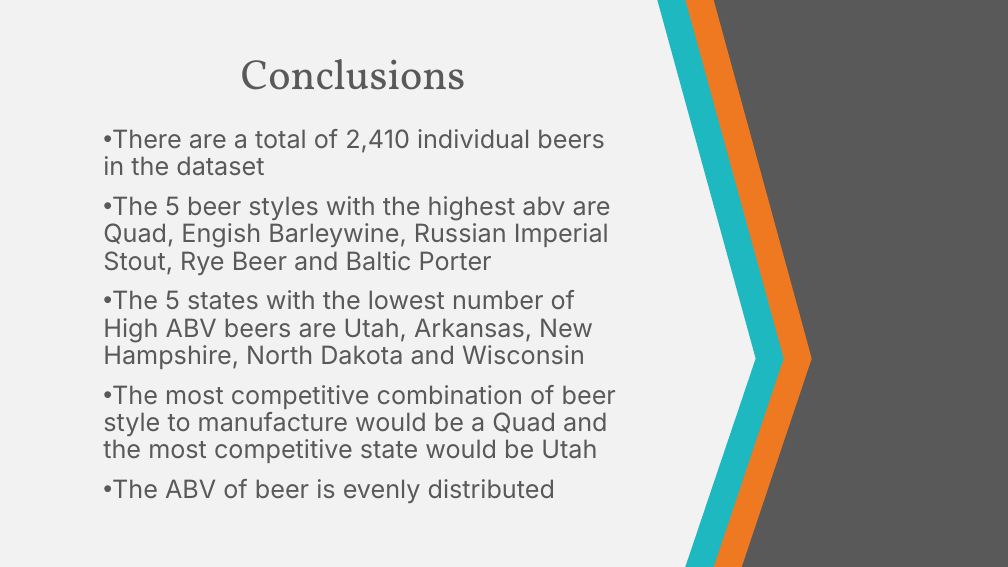
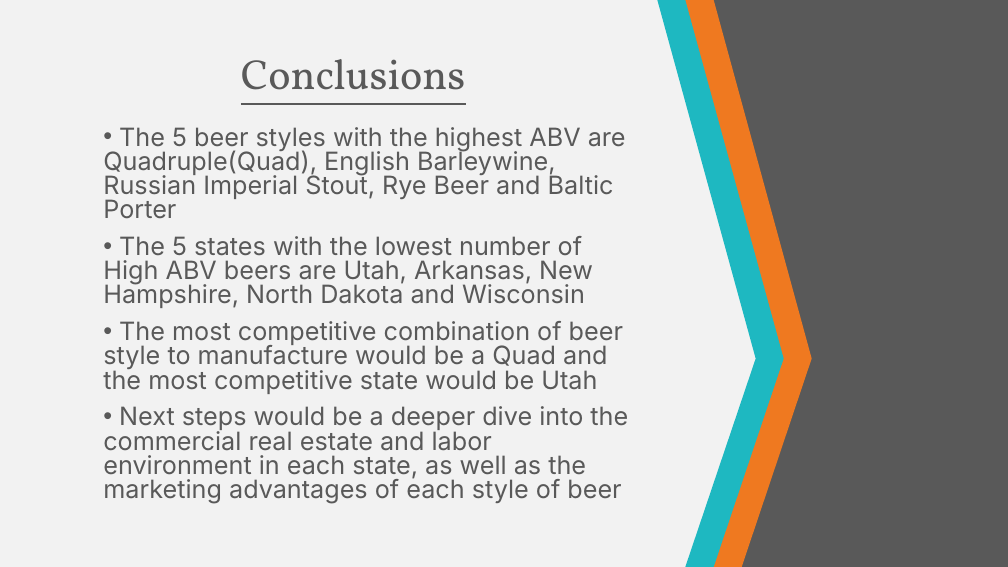
Before and after one commit to ItsGreyedOut/Brewery-Startup, a slide deck: slide 13 of presentation.pptx (slide 14 before the commit). Drawn at 1008x567 pixels with LibreOffice and Linux fonts; fonts in the diff are those of the drawing. Boxes give left, top, right and bottom in pixels: in the first picture for what was removed or moved away, otherwise in the second. Text is boxed around its words. In the diff, an @@ line names an element or a change of style, - is before the commit and + after.

Commit message:
update ppt5- final

```diff
--- a/presentation.pptx
+++ b/presentation.pptx
@@ title "Conclusions" at [241, 59, 466, 105]: underline on @@
@@ subtitle at [103, 127, 626, 219]: text changed @@
-• There are a total of 2,410 individual beers in the dataset
-• The 5 beer styles with the highest abv are Quad, Engish Barleywine, Russian Imperial Stout, Rye Beer and Baltic Porter
+• The 5 beer styles with the highest ABV are Quadruple(Quad), English Barleywine, Russian Imperial Stout, Rye Beer and Baltic Porter
@@ subtitle at [103, 236, 623, 394]: line spacing 0.9 to 0.8 @@
@@ subtitle at [103, 406, 628, 503]: text changed @@
-• The ABV of beer is evenly distributed
+• Next steps would be a deeper dive into the commercial real estate and labor environment in each state, as well as the marketing advantages of each style of beer
```
Also in this commit, not shown: 7 other slides changed, 1 slide removed, 1 other file.
